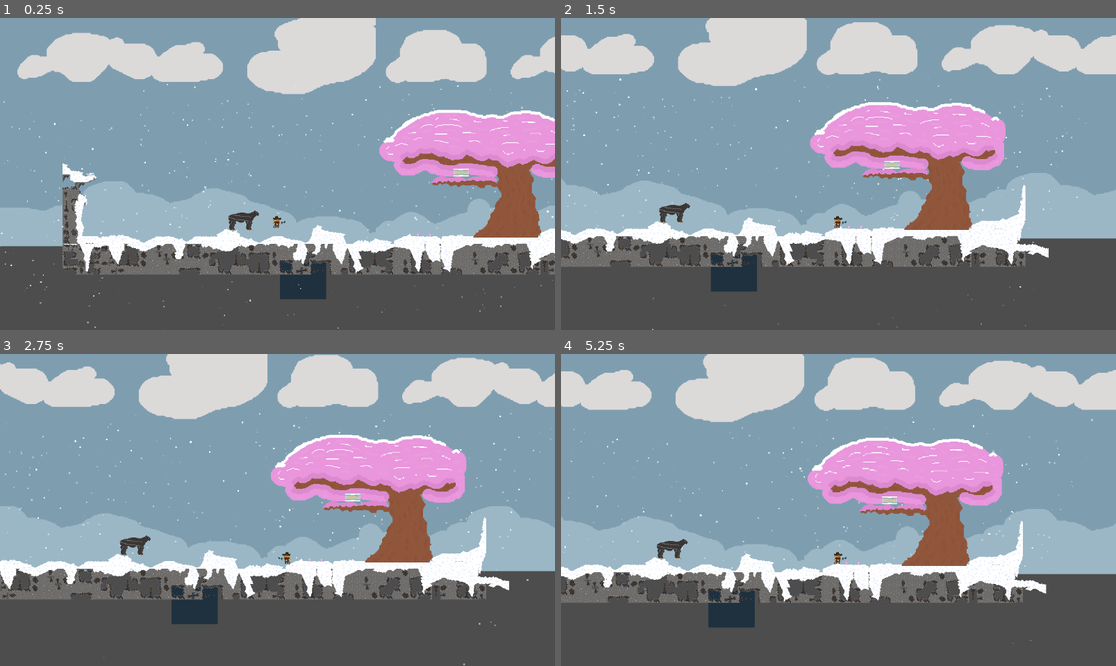
Above: before the commit, frames 1-4 (two rows, left to right).
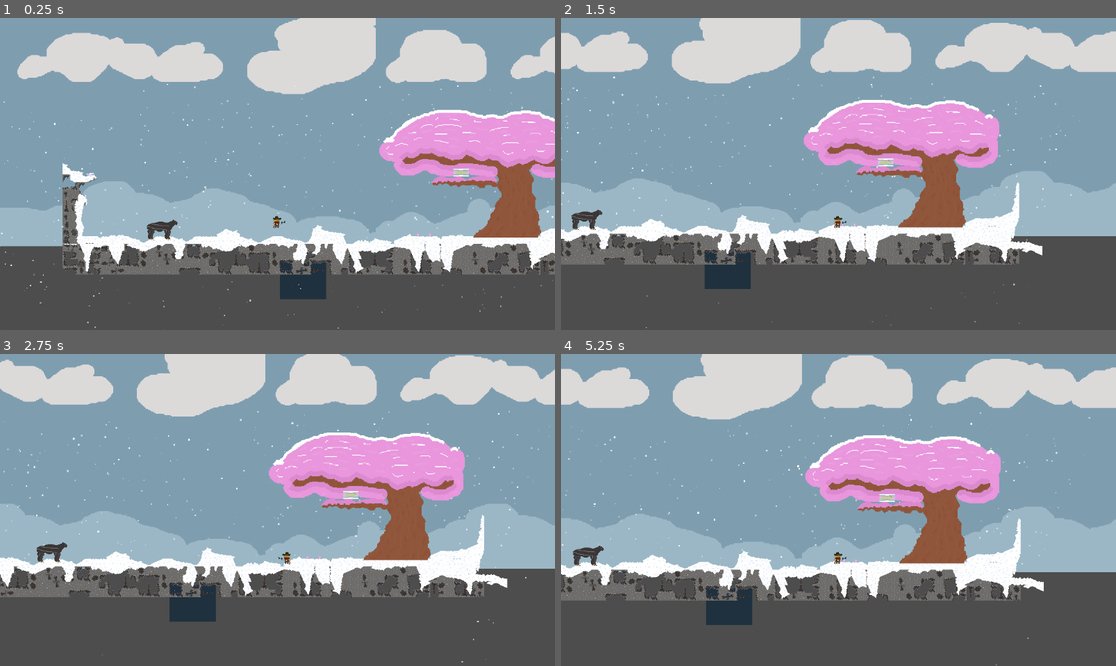
Above: after the commit, the same moments.

Repository: sDANTOSO/CozySnowCowboyGame
Game: Godot game, scene res://Scenes/theSnow.tscn
The game is run twice, just before and just after one commit, with the same random seed, the same clock (stepped at 60 frames per second) and the same inputs. This scene is started directly instead of the project's main scene.
Inputs (mouse positions are in pixels of both pictures, inside the frame that each line leads up to):
- Up to frame 1 (0.25 s): no input
- Up to frame 2 (1.5 s): tap Enter (ui_accept) at 0.5, 0.77 s; move the mouse to (960, 158) at 0.52 s; hold D (right) from 0.53 s (still down); tap F (Grab) at 0.6 s; move the mouse to (727, 189) at 1.27 s; click (727, 189) at 1.35 s
- Up to frame 3 (2.75 s): tap Enter (ui_accept) at 1.52 s; move the mouse to (333, 441) at 2.02 s; release D (right) at 2.03 s; hold A (left) from 2.03 s (still down); tap E (dismount) at 2.1 s
- Up to frame 4 (5.25 s): move the mouse to (810, 572) at 2.77 s; release A (left) at 2.78 s; hold D (right) 2.78-4.28 s; tap Alt at 2.85 s; tap Enter (ui_accept) at 3.02, 3.77, 4.52 s; move the mouse to (1005, 556) at 3.52 s; tap Shift at 3.6 s; move the mouse to (672, 463) at 4.27 s; hold A (left) 4.28-5.03 s; tap F (Grab) at 4.35 s; move the mouse to (866, 510) at 5.02 s; hold D (right) from 5.03 s (still down); click (866, 510) at 5.1 s

The runs differ from the first frame. In frame 1, 0.4% of the frame differs, in the area x 26-47%, y 61-72%; in frame 2, 13%, in the area x 0-100%, y 0-100%; in frame 3, 9.8%; in frame 4, 10%.

Commit message:
added smooth walking

Diff:
--- a/cozy-snow-cowboy/Fourmyle.gd
+++ b/cozy-snow-cowboy/Fourmyle.gd
@@ -9,7 +9,7 @@
 signal player_dont_flip_h()
 
 const SPEED = 300.0
-const JUMP_VELOCITY = -400.0
+const JUMP_VELOCITY = -200.0
 
 var direction1:Vector2=Vector2.ZERO
 var inUse = false
@@ -47,7 +47,7 @@
 		animated_sprite_2d.play("Walking")
 	else:
 		velocity.x = move_toward(velocity.x, 0, SPEED)
-
+		animated_sprite_2d.play("default")
 	#while velocity.x > 0:
 
 
--- a/cozy-snow-cowboy/Scenes/maincharacter.tscn
+++ b/cozy-snow-cowboy/Scenes/maincharacter.tscn
@@ -30,7 +30,7 @@
 
 [node name="Maincharacter" type="CharacterBody2D"]
 position = Vector2(2, 0)
-collision_mask = 63
+collision_mask = 575
 script = ExtResource("1_flaqb")
 
 [node name="CharacterSprite" type="AnimatedSprite2D" parent="."]
--- a/cozy-snow-cowboy/Scenes/theSnow.tscn
+++ b/cozy-snow-cowboy/Scenes/theSnow.tscn
@@ -9,47 +9,48 @@
 [ext_resource type="Script" uid="uid://e22n66nryo5q" path="res://Scenes/unstable.gd" id="6_g2qjc"]
 [ext_resource type="Texture2D" uid="uid://cowoyl6q0227k" path="res://Assets/Cliff.png" id="6_rceaq"]
 
-[node name="theMain" unique_id=1701515543 instance=ExtResource("1_pv3w6")]
+[node name="theMain" instance=ExtResource("1_pv3w6")]
 
-[node name="The snow" parent="." index="0" unique_id=93469208 instance=ExtResource("2_3v7dj")]
+[node name="The snow" parent="." index="0" instance=ExtResource("2_3v7dj")]
 position = Vector2(68, 10)
 
-[node name="Fourmyle" parent="." index="3" unique_id=1466414570 instance=ExtResource("3_3v7dj")]
-position = Vector2(-63, 15)
+[node name="Fourmyle" parent="." index="3" instance=ExtResource("3_3v7dj")]
+position = Vector2(-232, 34)
+collision_mask = 575
 
-[node name="Tree" parent="." index="4" unique_id=76103027 instance=ExtResource("4_1jrh8")]
+[node name="Tree" parent="." index="4" instance=ExtResource("4_1jrh8")]
 position = Vector2(330, -77)
 
-[node name="Blobfish" parent="." index="5" unique_id=742803979 instance=ExtResource("5_s8ngn")]
+[node name="Blobfish" parent="." index="5" instance=ExtResource("5_s8ngn")]
 position = Vector2(-381, -77)
 
-[node name="Capybara" parent="." index="6" unique_id=132380422 instance=ExtResource("5_rceaq")]
+[node name="Capybara" parent="." index="6" instance=ExtResource("5_rceaq")]
 position = Vector2(400, -85)
 
-[node name="Unstable" type="RigidBody2D" parent="." index="7" unique_id=470466095]
+[node name="Unstable" type="RigidBody2D" parent="." index="7"]
 position = Vector2(314, 50)
 collision_layer = 96
-collision_mask = 33
+collision_mask = 545
 mass = 5.018
 gravity_scale = 0.0
 center_of_mass_mode = 1
 center_of_mass = Vector2(-696, -112)
 script = ExtResource("6_g2qjc")
 
-[node name="Cliff" type="Sprite2D" parent="Unstable" index="0" unique_id=565503327]
+[node name="Cliff" type="Sprite2D" parent="Unstable" index="0"]
 position = Vector2(-694, -111)
 texture = ExtResource("6_rceaq")
 
-[node name="CollisionPolygon2D" type="CollisionPolygon2D" parent="Unstable" index="1" unique_id=1831643763]
+[node name="CollisionPolygon2D" type="CollisionPolygon2D" parent="Unstable" index="1"]
 position = Vector2(-694, -111)
 polygon = PackedVector2Array(-10, -5, 2, -6, 6, -1, 2, 4, -1, 1, -8, 7)
 
-[node name="Area2D" type="Area2D" parent="Unstable" index="2" unique_id=384590971]
+[node name="Area2D" type="Area2D" parent="Unstable" index="2"]
 
-[node name="CollisionPolygon2D" type="CollisionPolygon2D" parent="Unstable/Area2D" index="0" unique_id=1959633403]
+[node name="CollisionPolygon2D" type="CollisionPolygon2D" parent="Unstable/Area2D" index="0"]
 polygon = PackedVector2Array(-715, -104, -706, -104, -708, -116)
 
-[node name="Marker2D" type="Marker2D" parent="Unstable" index="3" unique_id=784098681]
+[node name="Marker2D" type="Marker2D" parent="Unstable" index="3"]
 position = Vector2(-695, -112)
 
 [connection signal="player_dont_flip_h" from="Fourmyle" to="Maincharacter" method="_on_fourmyle_player_dont_flip_h"]
--- a/cozy-snow-cowboy/Scenes/the_snow.tscn
+++ b/cozy-snow-cowboy/Scenes/the_snow.tscn
@@ -190,7 +190,8 @@
 6:1/0 = 0
 
 [sub_resource type="TileSet" id="TileSet_p61nb"]
-physics_layer_0/collision_layer = 32
+physics_layer_0/collision_layer = 0
+physics_layer_0/collision_mask = 0
 sources/0 = SubResource("TileSetAtlasSource_uy35t")
 sources/1 = SubResource("TileSetAtlasSource_4hloa")
 sources/2 = SubResource("TileSetScenesCollectionSource_7s3q5")
@@ -229,10 +230,10 @@
 collision_mode = 2
 collision_use_scale = true
 
-[node name="The snow" type="Node2D" unique_id=547888375]
+[node name="The snow" type="Node2D"]
 script = ExtResource("1_7s3q5")
 
-[node name="DirectionalLight2D" type="DirectionalLight2D" parent="." unique_id=1410595190]
+[node name="DirectionalLight2D" type="DirectionalLight2D" parent="."]
 visible = false
 scale = Vector2(1, 1.0000001)
 color = Color(0.49747366, 0.49747366, 0.49747366, 1)
@@ -240,7 +241,7 @@
 shadow_enabled = true
 max_distance = 16384.0
 
-[node name="Ground" type="Sprite2D" parent="." unique_id=1293362787]
+[node name="Ground" type="Sprite2D" parent="."]
 texture_repeat = 2
 position = Vector2(78, -168.99998)
 scale = Vector2(1.6, 1.522)
@@ -248,62 +249,72 @@
 region_enabled = true
 region_rect = Rect2(3.4031982, 1.5225525, 1198.3076, 312.53232)
 
-[node name="cave" parent="." unique_id=1965793921 instance=ExtResource("4_fhhhh")]
+[node name="cave" parent="." instance=ExtResource("4_fhhhh")]
 visible = false
 position = Vector2(-947, -277)
 
-[node name="WaterArea" type="StaticBody2D" parent="." unique_id=669552634]
-
-[node name="WaterBackground" type="Sprite2D" parent="WaterArea" unique_id=282058943]
+[node name="WaterArea" type="StaticBody2D" parent="."]
+collision_layer = 0
+collision_mask = 0
+
+[node name="WaterBackground" type="Sprite2D" parent="WaterArea"]
 position = Vector2(-13, 139)
 texture = ExtResource("3_uy35t")
 
-[node name="Area2D" type="Area2D" parent="WaterArea" unique_id=406298684]
-
-[node name="CollisionShape2D" type="CollisionShape2D" parent="WaterArea/Area2D" unique_id=1885077631]
+[node name="Area2D" type="Area2D" parent="WaterArea"]
+
+[node name="CollisionShape2D" type="CollisionShape2D" parent="WaterArea/Area2D"]
+visible = false
 position = Vector2(126.5, 90)
 shape = SubResource("RectangleShape2D_uy35t")
 
-[node name="RockArea" type="Area2D" parent="." unique_id=1521902881]
-
-[node name="TileMap" type="TileMap" parent="RockArea" unique_id=1298843325]
+[node name="RockArea" type="Area2D" parent="."]
+collision_layer = 0
+collision_mask = 0
+
+[node name="TileMap" type="TileMap" parent="RockArea"]
 format = 2
 
-[node name="BackgroundRocks" type="TileMapLayer" parent="RockArea/TileMap" unique_id=1159217125]
+[node name="BackgroundRocks" type="TileMapLayer" parent="RockArea/TileMap"]
 tile_map_data = PackedByteArray("AADg//3/AAAGAAAAAADg//7/AAAGAAAAAADg////AAAGAAAAAADh//7/AAAGAAAAAADh////AAAGAAAAAADg/wAAAAAKAAAAADDg/wEAAAAKAAAAADDg/wIAAAAKAAAAADDg/wMAAAAKAAAAADDg/wQAAAAGAAAAAADh/wQAAAAGAAAAAAA=")
 tile_set = SubResource("TileSet_1dcw4")
 
-[node name="Rock layer" type="TileMapLayer" parent="RockArea/TileMap" unique_id=184458714]
+[node name="Rock layer" type="TileMapLayer" parent="RockArea/TileMap"]
 tile_map_data = PackedByteArray("AAD5/wQAAQAMAAAAAAD5/wUAAQAEAAAAAAD6/wQAAQAGAAAAAAD7/wQAAQAMAAAAAGD8/wQAAQAGAAAAAFD9/w …(4352 unchanged characters)…
 tile_set = SubResource("TileSet_uy35t")
 
-[node name="SnowArea" type="Area2D" parent="." unique_id=1808645387]
-collision_layer = 16
-collision_mask = 15
-
-[node name="TileMap" type="TileMap" parent="SnowArea" unique_id=1169813689]
+[node name="SnowArea" type="Area2D" parent="."]
+collision_layer = 512
+collision_mask = 511
+
+[node name="TileMap" type="TileMap" parent="SnowArea"]
 tile_set = SubResource("TileSet_4hloa")
 format = 2
 layer_0/name = "Snow"
 
-[node name="Snow layer" type="TileMapLayer" parent="SnowArea/TileMap" unique_id=1395638900]
+[node name="Snow layer" type="TileMapLayer" parent="SnowArea/TileMap"]
 tile_map_data = PackedByteArray("AAD//wMABAAEAAEAADAAAAMABAACAAAAAGABAAMABAAAAAAAAAAEAAMABAADAAEAAGADAAMABAAAAAAAAFACAA …(3920 unchanged characters)…
 tile_set = SubResource("TileSet_p61nb")
 
-[node name="Marsh2" type="Sprite2D" parent="." unique_id=1373200136]
+[node name="StaticBody2D" type="StaticBody2D" parent="SnowArea"]
+
+[node name="CollisionPolygon2D" type="CollisionPolygon2D" parent="SnowArea/StaticBody2D"]
+polygon = PackedVector2Array(-511, -91, -467, -71, -474, 50, -388, 50, -345, 63, -311, 51, -260, 61, -219, 53, -186, 51, -159, 44, -117, 63, -62, 55, 4, 63, 16, 38, 68, 46, 80, 60, 110, 58, 141, 57, 177, 60, 219, 51, 265, 52, 477, 49, 507, 33, 546, 35, 578, 19, 563, 124, -497, 127)
+
+[node name="Marsh2" type="Sprite2D" parent="."]
 position = Vector2(250, 44)
 texture = ExtResource("14_4a43q")
 flip_h = true
 
-[node name="Marsh3" type="Sprite2D" parent="." unique_id=1356541796]
+[node name="Marsh3" type="Sprite2D" parent="."]
 position = Vector2(226, 44)
 texture = ExtResource("14_4a43q")
 
-[node name="LightOccluder2D" type="LightOccluder2D" parent="." unique_id=759492147]
+[node name="LightOccluder2D" type="LightOccluder2D" parent="."]
 position = Vector2(-47, -221)
 occluder = SubResource("OccluderPolygon2D_revar")
 
-[node name="SnowCreator" type="GPUParticles2D" parent="." unique_id=156233391]
+[node name="SnowCreator" type="GPUParticles2D" parent="."]
 position = Vector2(36, -221)
 amount = 600
 lifetime = 10.15
--- a/cozy-snow-cowboy/blobfish.tscn
+++ b/cozy-snow-cowboy/blobfish.tscn
@@ -8,28 +8,28 @@
 radius = 2.0
 height = 8.0
 
-[node name="Blobfish" type="Node2D" unique_id=742803979]
+[node name="Blobfish" type="Node2D"]
 
-[node name="RigidBody2D" type="RigidBody2D" parent="." unique_id=476726910]
+[node name="RigidBody2D" type="RigidBody2D" parent="."]
 collision_layer = 4
-collision_mask = 63
+collision_mask = 575
 
-[node name="CryoTopHalf" type="Sprite2D" parent="RigidBody2D" unique_id=1243677853]
+[node name="CryoTopHalf" type="Sprite2D" parent="RigidBody2D"]
 position = Vector2(-5, 0)
 scale = Vector2(0.5, 0.5)
 texture = ExtResource("2_rpsdc")
 
-[node name="CryoBottomHalf" type="Sprite2D" parent="RigidBody2D" unique_id=1764361834]
+[node name="CryoBottomHalf" type="Sprite2D" parent="RigidBody2D"]
 position = Vector2(-5, 0)
 scale = Vector2(0.5, 0.5)
 texture = ExtResource("3_ya6ol")
 
-[node name="Sprite2D" type="Sprite2D" parent="RigidBody2D" unique_id=1729144789]
+[node name="Sprite2D" type="Sprite2D" parent="RigidBody2D"]
 position = Vector2(-5.25, 3.8125)
 scale = Vector2(0.20161289, 0.19921875)
 texture = ExtResource("1_vtv78")
 
-[node name="CollisionShape2D" type="CollisionShape2D" parent="RigidBody2D" unique_id=1845238444]
+[node name="CollisionShape2D" type="CollisionShape2D" parent="RigidBody2D"]
 position = Vector2(-5, 5)
 rotation = 1.5707964
 shape = SubResource("CapsuleShape2D_vcoxp")
--- a/cozy-snow-cowboy/capybara.tscn
+++ b/cozy-snow-cowboy/capybara.tscn
@@ -88,31 +88,31 @@
 [sub_resource type="RectangleShape2D" id="RectangleShape2D_ji052"]
 size = Vector2(9, 20)
 
-[node name="Capybara" type="Node2D" unique_id=1503517954]
+[node name="Capybara" type="Node2D"]
 script = ExtResource("1_2o0kj")
 
-[node name="RigidBody2D" type="RigidBody2D" parent="." unique_id=1742315268]
+[node name="RigidBody2D" type="RigidBody2D" parent="."]
 collision_layer = 4
-collision_mask = 63
+collision_mask = 575
 
-[node name="AnimatedSprite2D" type="AnimatedSprite2D" parent="RigidBody2D" unique_id=23206299]
+[node name="AnimatedSprite2D" type="AnimatedSprite2D" parent="RigidBody2D"]
 position = Vector2(-14.5, 8)
 scale = Vector2(0.546875, 0.5)
 sprite_frames = SubResource("SpriteFrames_5h5f7")
 animation = &"Walking"
 frame_progress = 0.7118177
 
-[node name="CryoTopHalf" type="Sprite2D" parent="RigidBody2D" unique_id=160928794]
+[node name="CryoTopHalf" type="Sprite2D" parent="RigidBody2D"]
 position = Vector2(-17, 0)
 scale = Vector2(0.9999999, 0.9999999)
 texture = ExtResource("2_ji052")
 
-[node name="CryoBottomHalf" type="Sprite2D" parent="RigidBody2D" unique_id=833922534]
+[node name="CryoBottomHalf" type="Sprite2D" parent="RigidBody2D"]
 position = Vector2(-17, 0)
 scale = Vector2(0.9999999, 0.9999999)
 texture = ExtResource("3_2o0kj")
 
-[node name="CollisionShape2D" type="CollisionShape2D" parent="RigidBody2D" unique_id=623602607]
+[node name="CollisionShape2D" type="CollisionShape2D" parent="RigidBody2D"]
 position = Vector2(-18, 9.5)
 rotation = 1.5707964
 shape = SubResource("RectangleShape2D_ji052")
--- a/cozy-snow-cowboy/fourmyle.tscn
+++ b/cozy-snow-cowboy/fourmyle.tscn
@@ -79,27 +79,27 @@
 [sub_resource type="RectangleShape2D" id="RectangleShape2D_fqqmo"]
 size = Vector2(6, 5)
 
-[node name="Fourmyle" type="CharacterBody2D" unique_id=1025512075]
+[node name="Fourmyle" type="CharacterBody2D"]
 collision_layer = 4
 collision_mask = 63
 script = ExtResource("1_ykl54")
 
-[node name="RiderContainer" type="Node2D" parent="." unique_id=1473375173]
+[node name="RiderContainer" type="Node2D" parent="."]
 
-[node name="RiderPosition" type="Marker2D" parent="." unique_id=2008488637]
+[node name="RiderPosition" type="Marker2D" parent="."]
 position = Vector2(0, -10)
 
-[node name="AnimatedSprite2D" type="AnimatedSprite2D" parent="." unique_id=1603332476]
+[node name="AnimatedSprite2D" type="AnimatedSprite2D" parent="."]
 unique_name_in_owner = true
 sprite_frames = SubResource("SpriteFrames_ykl54")
 
-[node name="CollisionPolygon2D" type="CollisionPolygon2D" parent="." unique_id=104172654]
+[node name="CollisionPolygon2D" type="CollisionPolygon2D" parent="."]
 visible = false
 polygon = PackedVector2Array(-23, 31, -31, 31, -35, 8, -35, 2, -20, -3, 7, 2, 18, -9, 25, -4, 11, 11, 10, 30, 3, 30, 0, 12, -10, 12, -22, 11, -25, 23)
 
-[node name="Area2D" type="Area2D" parent="." unique_id=1624951520]
+[node name="Area2D" type="Area2D" parent="."]
 
-[node name="CollisionShape2D" type="CollisionShape2D" parent="Area2D" unique_id=1488636969]
+[node name="CollisionShape2D" type="CollisionShape2D" parent="Area2D"]
 position = Vector2(8, -0.5)
 shape = SubResource("RectangleShape2D_fqqmo")
 
Not shown: 1 places in cozy-snow-cowboy/Scenes/theSnow.tscn that only renumber resources
Not shown: 1 places in cozy-snow-cowboy/Scenes/the_snow.tscn that only renumber resources
Not shown: 1 places in cozy-snow-cowboy/blobfish.tscn that only renumber resources
Not shown: 1 places in cozy-snow-cowboy/capybara.tscn that only renumber resources
Not shown: 1 places in cozy-snow-cowboy/fourmyle.tscn that only renumber resources
